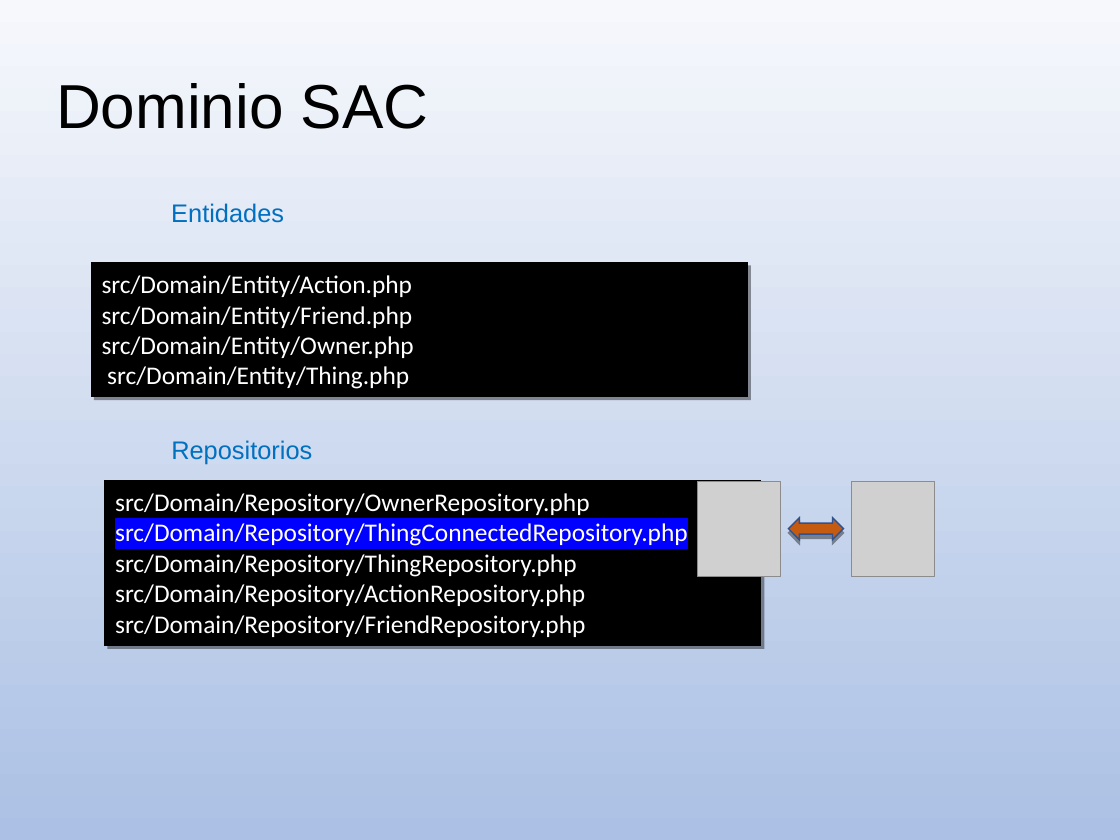
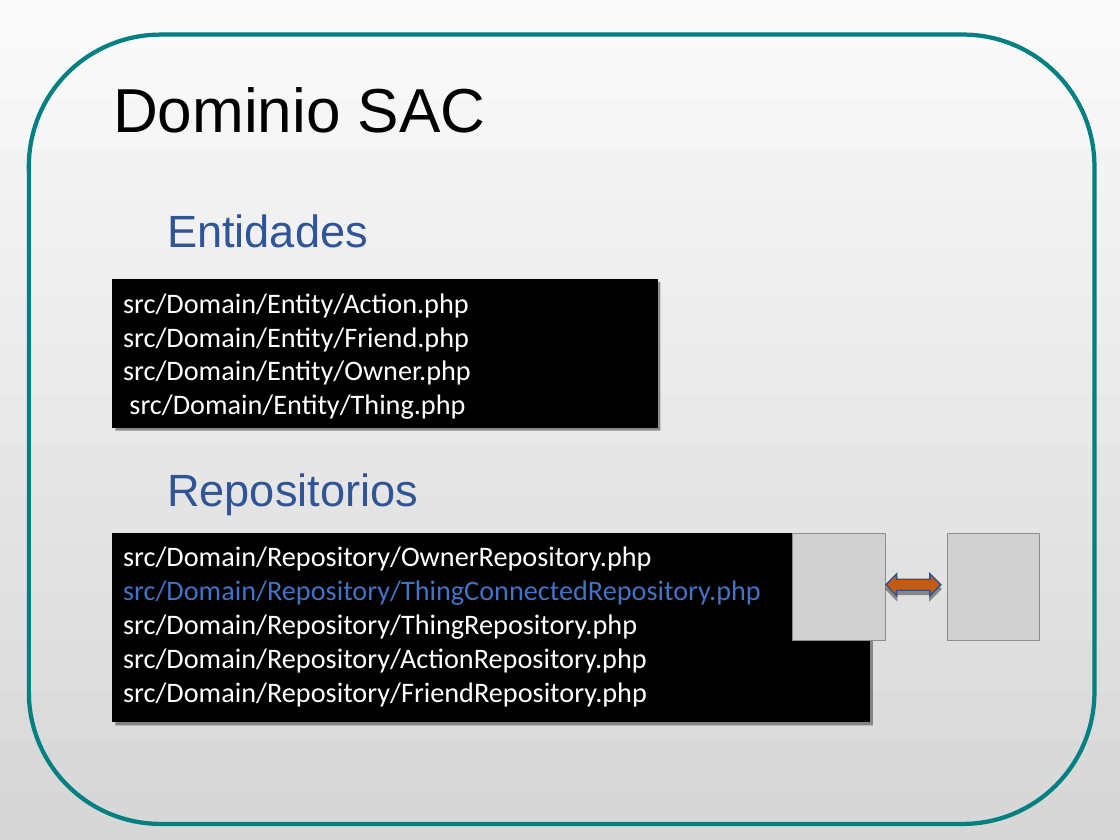
Before and after one commit to danielsalgadop/sac, a slide deck: slide 30 of docs/presentation/social_access_controller_ODP_final.odp (slide 29 before the commit). Drawn at 1120x840 pixels with LibreOffice and Linux fonts; fonts in the diff are those of the drawing; grey boxes stand for pictures. Boxes give left, top, right and bottom in pixels: in the first picture for what was removed or moved away, otherwise in the second. Text is boxed around its words. In the diff, an @@ line names an element or a change of style, - is before the commit and + after.

```diff
--- a/docs/presentation/social_access_controller_ODP_final.odp
+++ b/docs/presentation/social_access_controller_ODP_final.odp
@@ background gradient #F6F8FC to #ABC0E4 to gradient #FAFAFA to #D7D7D7 @@
@@ freeform shape added at (28,35,1095,824), outline #008080 3 pt @@
@@ title "Dominio SAC": place and size @@
-title "Dominio SAC" at (56,83,429,129)
+title "Dominio SAC" at (113,87,486,133)
@@ free "Entidades": place and size @@
-free "Entidades" at (162,192,295,233)
+free "Entidades" at (158,197,379,261)
@@ free "Entidades" at (158,197,379,261): size 18 to 32 pt, text colour #0070C0 to #2F5597 @@
@@ rectangle "src/Domain/Entity/Action.php": place and size @@
-rectangle "src/Domain/Entity/Action.php" at (91,263,747,396)
+rectangle "src/Domain/Entity/Action.php" at (113,281,657,428)
@@ rectangle "src/Domain/Entity/Action.php" at (113,281,657,428): size 18 to 20 pt @@
@@ free "Repositorios" at (158,457,429,521): size 18 to 32 pt, text colour #0070C0 to #2F5597 @@
@@ free "Repositorios": place and size @@
-free "Repositorios" at (162,429,323,470)
+free "Repositorios" at (158,457,429,521)
@@ rectangle "src/Domain/Repository/OwnerRepository.php src/Domain/Reposit ...": place and size @@
-rectangle "src/Domain/Repository/OwnerRepository.php src/Domain/Reposit ..." at (105,482,760,646)
+rectangle "src/Domain/Repository/OwnerRepository.php src/Domain/Reposit ..." at (113,534,869,722)
@@ rectangle "src/Domain/Repository/OwnerRepository.php src/Domain/Reposit ..." at (113,534,869,722): size 18 to 20 pt; text colour #FFFFFF to #4472C4, highlight #0000FF to none in "src/Domain/Repository/ThingConnectedRepository.php" @@
@@ picture: place and size @@
-picture at (852,482,934,577)
+picture at (793,534,885,640)
@@ picture: place and size @@
-picture at (698,482,781,577)
+picture at (947,534,1040,640)
@@ freeform shape: place and size @@
-freeform shape at (789,518,844,541)
+freeform shape at (886,574,941,597)
```
Also in this commit, not shown: 40 other slides changed, 5 slides added, 3 slides removed, 4 other files.
